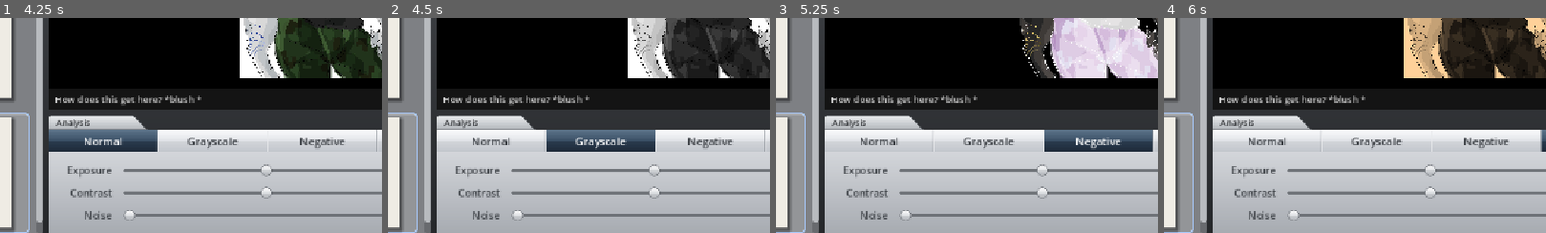
Above: before the commit, frames 1-4 (left to right).
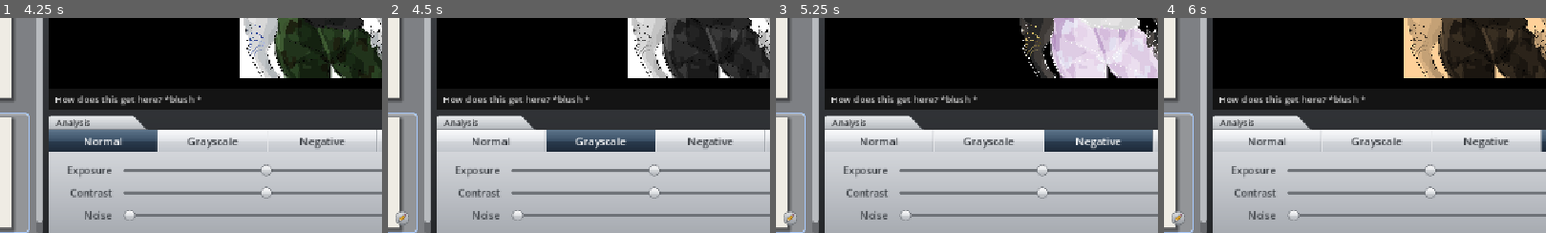
Above: after the commit, the same moments.

Repository: kaminaryu/project-found-footage
Game: Godot game, scene res://UI/Mechanism/PhotoEditor/photo_editor.tscn
The game is run twice, just before and just after one commit, with the same random seed, the same clock (stepped at 60 frames per second) and the same inputs. The project has no main scene, so this scene is started directly.
Inputs (mouse positions are % of the whole screen's width and height, from its top left):
- Up to frame 1 (4.25 s): click "Normal" at 0.5 s; click "Normal" at 1.25 s; click (13, 24) at 2 s; click (13, 54) at 2.77 s; click (13, 85) at 3.52 s
- Up to frame 2 (4.5 s): click "Grayscale" at 4.25 s
- Up to frame 3 (5.25 s): click "Negative" at 5 s
- Up to frame 4 (6 s): click "Sepia" at 5.75 s
The pictures show only the part of the screen within x 21-71%, y 49-99%; the shares and areas given below are measured in that part.

Frame 1 is identical in both runs. In frame 2, 0.2% of the frame differs, in the area x 2-6%, y 89-97%; in frame 3, 0.2%; in frame 4, 0.2%.
Error before the commit: Invalid access to property or key 'exposure' on a base object of type 'Nil'. (res://UI/Mechanism/PhotoEditor/photo_editor.gd:68)

Commit message:
fix : The bug, The editing and so on

Diff:
--- a/UI/Mechanism/PhotoEditor/photo_editor.gd
+++ b/UI/Mechanism/PhotoEditor/photo_editor.gd
@@ -38,6 +38,7 @@
 	%ResetButton.pressed.connect(_on_reset_pressed)
 
 func _on_photo_picked(entry: PhotoEntry) -> void:
+	current_entry = entry
 	photo.texture = entry.image
 	caption.text = entry.caption
 	_show_edits()
--- a/UI/Mechanism/PhotoEditor/photo_thumbnail.gd
+++ b/UI/Mechanism/PhotoEditor/photo_thumbnail.gd
@@ -8,7 +8,11 @@
 func setup(new_entry: PhotoEntry) -> void:
 	entry = new_entry
 	%Picture.texture = entry.image
+	entry.changed.connect(_on_entry_changed)
+	_on_entry_changed()
 
+func _on_entry_changed() -> void:
+	%Check.visible = entry.is_edited()
 func _toggled(toggled_on: bool) -> void:
 	if toggled_on:
 		picked.emit(entry)
--- a/UI/Mechanism/PhotoEditor/photo_thumbnail.tscn
+++ b/UI/Mechanism/PhotoEditor/photo_thumbnail.tscn
@@ -1,7 +1,7 @@
 [gd_scene format=3 uid="uid://cbjt780cv5n3o"]
 
 [ext_resource type="Theme" uid="uid://c7u17ufe863ta" path="res://UI/Mechanism/PhotoEditor/photo_editor_theme.tres" id="1_v6ic8"]
-[ext_resource type="Texture2D" uid="uid://brcvcstix3fee" path="res://Assets/UI/PhotoEditor/Icons/check.png" id="2_ispka"]
+[ext_resource type="Texture2D" path="res://Assets/UI/PhotoEditor/Icons/edited.png" id="2_ispka"]
 [ext_resource type="Script" uid="uid://cmom8pwqudho" path="res://UI/Mechanism/PhotoEditor/photo_thumbnail.gd" id="2_yjp8v"]
 
 [node name="PhotoThumbnail" type="Button" unique_id=766262252]
Binary file removed: Assets/UI/PhotoEditor/Icons/check.png
Binary file added: Assets/UI/PhotoEditor/Icons/edited.png
Not shown, changed: Assets/UI/PhotoEditor/Icons/edited.png.import
